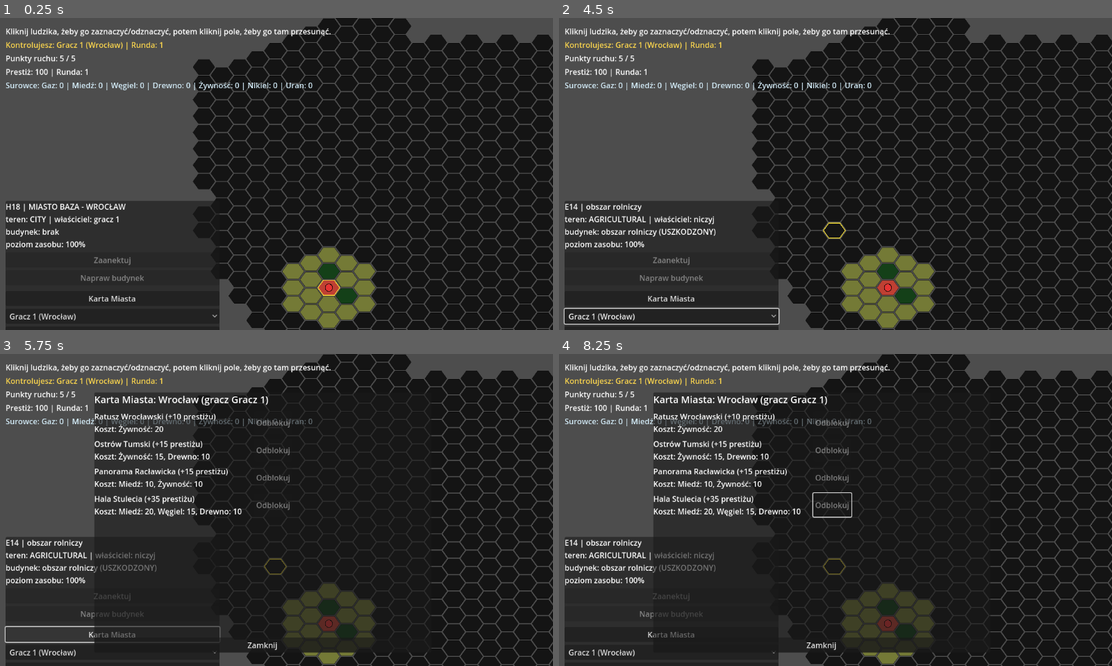
Above: before the commit, frames 1-4 (two rows, left to right).
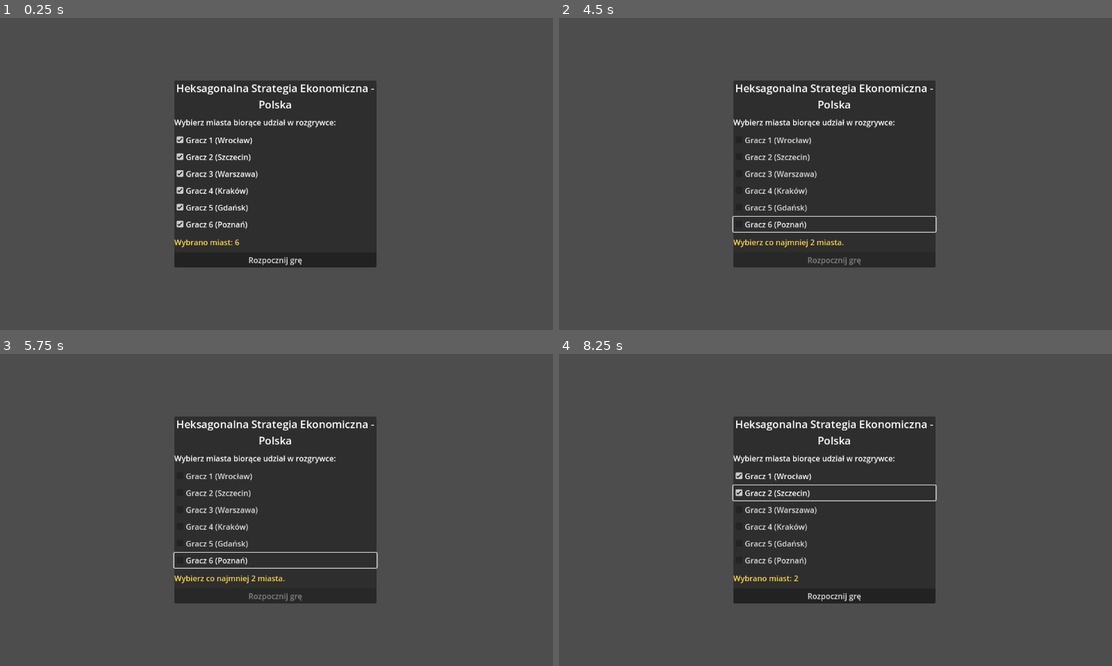
Above: after the commit, the same moments.

Repository: 7ymke/Hex-game
Game: Godot game, scene res://scenes/start_screen.tscn
Two runs of this game, one before a commit and one after it. Both use one fixed random seed, a clock stepped at 60 frames per second and the inputs below. Before the commit the project starts from res://scenes/main.tscn.
Inputs (mouse positions are in pixels of both pictures, inside the frame that each line leads up to):
- Up to frame 1 (0.25 s): no input
- Up to frame 2 (4.5 s): click "Gracz 1 (Wrocław)" at 0.5 s; click (835, 158) at 1.25 s, where only the run after the commit has a clickable "Gracz 2 (Szczecin)"; click (835, 174) at 2 s, where only the run after the commit has a clickable "Gracz 3 (Warszawa)"; click (835, 189) at 2.75 s, where only the run after the commit has a clickable "Gracz 4 (Kraków)"; click (835, 208) at 3.5 s, where only the run after the commit has a clickable "Gracz 5 (Gdańsk)"; click (835, 223) at 4.25 s, where only the run after the commit has a clickable "Gracz 6 (Poznań)"
- Up to frame 3 (5.75 s): click (110, 634) at 5 s, where only the run before the commit has a clickable "Karta Miasta"
- Up to frame 4 (8.25 s): click (824, 644) at 5.75 s, where only the run before the commit has a clickable "Zamknij"; click (669, 634) at 6.5 s, where only the run before the commit has a clickable "Karta Miasta"; click "Gracz 1 (Wrocław)" at 7.25 s; click (835, 494) at 8 s, where only the run after the commit has a clickable "Gracz 2 (Szczecin)"

The runs differ from the first frame. In frame 1, 68% of the frame differs, in the area x 1-100%, y 0-100%; in frame 2, 68%; in frame 3, 61%; in frame 4, 62%.

Commit message:
Bramkuj panel po kliknięciu mgłą wojny, dodaj obwódkę koloru drużyny i ekran startowy wyboru miast
- game_map_controller.gd (_refresh_action_panel): tekst opisu pola stosuje
  teraz tę samą trójpoziomową logikę mgły co hover (_on_hex_hovered) -
  dopóki pole nie jest choć "seen", widać wyłącznie jego ID, bez terenu,
  właściciela, budynku czy zasobu. Wcześniej klikanie ujawniało wszystko
  natychmiast, z pominięciem mgły wojny.
- player_data.gd: nowe pole `color` (kolor drużyny, ten sam co pionek
  Ludzika), ustawiane w _setup_players() z PLAYER_SETUP.
- hex_map_view.gd (_draw_hex): dodatkowa, grubsza obwódka w kolorze
  właściciela wokół każdego zaanektowanego pola, widoczna od progu "seen"
  (ten sam próg co widoczność ludzika przeciwnika), pod istniejącą
  obwódką zaznaczenia.
- Nowy ekran startowy (scenes/start_screen.tscn/.gd): checkbox per miasto
  (min. 2 wymagane), wybór trafia do nowego autoloadu GameSetup
  (selected_player_ids) i jest odczytywany przez _setup_players() przy
  starcie main.tscn. Pusta lista = wszyscy gracze (bez zmian dla
  main_test.tscn / uruchomienia main.tscn wprost w edytorze).
- Lista miast wydzielona do scripts/player_setup.gd (PlayerSetup.LIST),
  współdzielona przez start_screen.gd i game_map_controller.gd (alias
  PLAYER_SETUP), żeby uniknąć duplikacji danych.
- project.godot: main_scene -> start_screen.tscn, dodany autoload GameSetup.
- README.md zaktualizowany o wszystkie trzy zmiany.

Co-Authored-By: Claude Sonnet 5 <noreply@anthropic.com>
Claude-Session: https://claude.ai/code/session_01SiqRxa1bs6Fm63c4EhJD3q

Diff:
--- /dev/null
+++ b/godot_project/autoloads/game_setup.gd
@@ -0,0 +1,13 @@
+extends Node
+## Autoload: GameSetup
+## Przekazuje wybór miast/graczy dokonany na ekranie startowym
+## (scenes/start_screen.gd) do scenes/game_map_controller.gd, który go
+## odczytuje w _setup_players(). Jedyny stan, jaki tu trzymamy - żyje między
+## zmianą sceny (start_screen.tscn -> main.tscn), więc autoload, nie zwykły
+## węzeł sceny.
+
+## ID graczy (z scripts/player_setup.gd -> PlayerSetup.LIST) wybranych do
+## udziału w rozgrywce. Pusta lista = wszyscy (np. przy uruchomieniu
+## main.tscn wprost w edytorze, z pominięciem ekranu startowego - tak samo
+## działało to przed dodaniem ekranu startowego).
+var selected_player_ids: Array[int] = []
--- a/godot_project/project.godot
+++ b/godot_project/project.godot
@@ -13,13 +13,14 @@
 config/name="Heksagonalna Strategia Ekonomiczna - Polska"
 config/features=PackedStringArray("4.2", "GL Compatibility")
 config/icon="res://icon.svg"
-run/main_scene="res://scenes/main.tscn"
+run/main_scene="res://scenes/start_screen.tscn"
 
 [autoload]
 
 MapData="*res://autoloads/map_data.gd"
 GameManager="*res://autoloads/game_manager.gd"
 TurnManager="*res://autoloads/turn_manager.gd"
+GameSetup="*res://autoloads/game_setup.gd"
 
 [rendering]
 
--- a/godot_project/resources/player_data.gd
+++ b/godot_project/resources/player_data.gd
@@ -8,6 +8,11 @@
 @export var starting_city: String = ""
 
 @export var prestige: int = 100
+
+## Kolor drużyny - ten sam co pionek Ludzika (patrz PLAYER_SETUP w
+## game_map_controller.gd), używany też do obrysowania posiadanych heksów na
+## mapie (hex_map_view.gd), żeby terytorium było widoczne bez klikania.
+@export var color: Color = Color.WHITE
 
 ## HexData.ResourceType(int) -> ilość(float). Osobne kategorie surowców (sekcja 6 GDD)
 ## - np. gaz i węgiel NIE są tą samą walutą, mimo podobnego zastosowania.
--- a/godot_project/scenes/game_map_controller.gd
+++ b/godot_project/scenes/game_map_controller.gd
@@ -7,11 +7,15 @@
 ## 6 graczy jednocześnie na jednej mapie, każdy w innym mieście startowym").
 ## Pełna mapa Polski (data/map_data.json) ma wszystkie 6 miast startowych
 ## jako realne heksy typu "city": Wrocław (H18), Szczecin (A7), Warszawa
-## (R12), Kraków (O22), Gdańsk (L3), Poznań (G12) - PLAYER_SETUP niżej
-## rejestruje wszystkich naraz. Dodanie kolejnego gracza w przyszłości (np.
-## po rozszerzeniu mapy o nowe miasto) to tylko nowy wpis tutaj + budynki w
-## city_buildings_data.gd - reszta (ruch, mgła, tury, PvP) jest już
-## napisana generycznie dla dowolnej liczby graczy.
+## (R12), Kraków (O22), Gdańsk (L3), Poznań (G12) - PLAYER_SETUP niżej (alias
+## na scripts/player_setup.gd -> PlayerSetup.LIST, współdzielone z ekranem
+## startowym) je opisuje. `_setup_players()` rejestruje tylko te wybrane na
+## ekranie startowym (scenes/start_screen.gd, GameSetup.selected_player_ids)
+## - pusta lista (np. przy uruchomieniu main.tscn wprost, z pominięciem
+## ekranu startowego) oznacza "wszystkich". Dodanie kolejnego gracza w
+## przyszłości (np. po rozszerzeniu mapy o nowe miasto) to tylko nowy wpis w
+## PlayerSetup.LIST + budynki w city_buildings_data.gd - reszta (ruch, mgła,
+## tury, PvP) jest już napisana generycznie dla dowolnej liczby graczy.
 ##
 ## Model danych `player_ludziks: player_id -> Array[Ludzik]` (zamiast
 ## pojedynczego węzła na gracza) jest tak zaprojektowany, żeby przyszły
@@ -34,20 +38,12 @@
 const VISION_RADIUS = GameBalance.VISION_RADIUS
 
 ## Gracze startowi hotseat - id, nazwa, miasto, heks bazowy, kolor pionka.
-## Wszystkie 6 miast z sekcji 7 GDD - usuń wpisy stąd, żeby zagrać w mniejszym
-## składzie (reszta kodu nie zakłada konkretnej liczby graczy). Opcjonalny
-## klucz "sprite" (ścieżka res://...) podmienia domyślne kółko na obrazek -
-## patrz Ludzik.sprite_texture w ludzik.gd. Bez tego klucza (jak niżej,
-## dopóki nie dodasz własnych plików graficznych) rysowane jest kółko w
-## kolorze `color`.
-const PLAYER_SETUP = [
-	{"id": 1, "name": "Gracz 1", "city": "Wrocław", "start_hex": "H18", "color": Color(0.9, 0.2, 0.2)},
-	{"id": 2, "name": "Gracz 2", "city": "Szczecin", "start_hex": "A7", "color": Color(0.2, 0.4, 0.9)},
-	{"id": 3, "name": "Gracz 3", "city": "Warszawa", "start_hex": "R12", "color": Color(0.2, 0.75, 0.3)},
-	{"id": 4, "name": "Gracz 4", "city": "Kraków", "start_hex": "O22", "color": Color(0.95, 0.6, 0.1)},
-	{"id": 5, "name": "Gracz 5", "city": "Gdańsk", "start_hex": "L3", "color": Color(0.6, 0.25, 0.85)},
-	{"id": 6, "name": "Gracz 6", "city": "Poznań", "start_hex": "G12", "color": Color(0.1, 0.75, 0.75)},
-]
+## Pełna lista (wszystkie 6 miast z sekcji 7 GDD) żyje w
+## scripts/player_setup.gd, żeby scenes/start_screen.gd mógł z niej budować
+## checkboxy bez duplikowania danych. Który skład faktycznie gra decyduje
+## ekran startowy (patrz komentarz wyżej), NIE trzeba już ręcznie usuwać
+## wpisów stąd, żeby zagrać w mniejszym składzie.
+const PLAYER_SETUP = PlayerSetup.LIST
 
 @onready var hex_map_view: HexMapView = $HexMapView
 @onready var city_card_panel: CityCardPanel = $CityCardPanel
@@ -106,23 +102,33 @@
 	_on_harvest_slider_changed(harvest_slider.value)
 
 
-## Tworzy graczy, ich ludziki i aneksuje im heks startowy.
+## Tworzy graczy, ich ludziki i aneksuje im heks startowy. Uwzględnia tylko
+## miasta wybrane na ekranie startowym (GameSetup.selected_player_ids,
+## ustawione przez scenes/start_screen.gd) - pusta lista (np. przy
+## uruchomieniu main.tscn bezpośrednio, z pominięciem ekranu startowego)
+## oznacza "wszystkie", tak jak dotychczas.
 func _setup_players() -> void:
 	var existing_ludzik: Ludzik = $Ludzik
+	var existing_ludzik_used = false
+	var allowed_ids: Array = GameSetup.selected_player_ids
 
 	for i in range(PLAYER_SETUP.size()):
 		var setup: Dictionary = PLAYER_SETUP[i]
+		if not allowed_ids.is_empty() and not allowed_ids.has(setup["id"]):
+			continue
 
 		var player = PlayerData.new()
 		player.player_id = setup["id"]
 		player.player_name = setup["name"]
 		player.starting_city = setup["city"]
+		player.color = setup["color"]
 		GameManager.register_player(player)
 		players.append(player)
 
 		var ludzik: Ludzik
-		if i == 0:
+		if not existing_ludzik_used:
 			ludzik = existing_ludzik  # scena już ma jeden węzeł Ludzik gotowy
+			existing_ludzik_used = true
 		else:
 			ludzik = Ludzik.new()
 			add_child(ludzik)
@@ -503,7 +509,13 @@
 
 
 ## Aktualizuje panel akcji wg aktualnie ZAZNACZONEGO heksu (niekoniecznie
-## tego, na którym stoi ludzik - patrz `selected_hex_id`).
+## tego, na którym stoi ludzik - patrz `selected_hex_id`). Tekst opisowy jest
+## bramkowany mgłą wojny (te same 3 poziomy co `_on_hex_hovered()` niżej) -
+## dopóki pole nie jest choć "seen", widać wyłącznie jego ID i typ terenu, bez
+## etykiety/właściciela/budynku/poziomu zasobu. Przyciski akcji NIE są tu
+## bramkowane - działają na prawdziwym stanie pola (żeby np. przejęcie
+## terenu przeciwnika było w ogóle możliwe), tylko opis tekstowy chroni
+## informację o tym, co się na nim znajduje.
 func _refresh_action_panel() -> void:
 	var hex = MapData.get_hex(selected_hex_id)
 	if hex == null:
@@ -516,18 +528,26 @@
 		harvest_button.visible = false
 		return
 
-	var owner_text = "gracz %d" % hex.owner_id if hex.owner_id != -1 else "niczyj"
-	var building_text = "brak"
-	if hex.building != null:
-		building_text = "%s (%s)" % [
-			hex.building.building_name,
-			"USZKODZONY" if hex.building_damaged else "sprawny"
-		]
-
-	hex_info_label.text = "%s | %s\nteren: %s | właściciel: %s\nbudynek: %s\npoziom zasobu: %.0f%%" % [
-		hex.hex_id, hex.label_raw, HexData.TerrainType.keys()[hex.terrain_type],
-		owner_text, building_text, hex.resource_level
-	]
+	var fog = hex.get_fog_state(active_player.player_id)
+	match fog:
+		"unexplored":
+			hex_info_label.text = "%s: nieodkryte pole." % hex.hex_id
+		"seen":
+			hex_info_label.text = "%s: teren %s (koszt ruchu %d) - nieznane zasoby/budynki." % [
+				hex.hex_id, HexData.TerrainType.keys()[hex.terrain_type], hex.get_movement_cost()
+			]
+		"annexed":
+			var owner_text = "gracz %d" % hex.owner_id if hex.owner_id != -1 else "niczyj"
+			var building_text = "brak"
+			if hex.building != null:
+				building_text = "%s (%s)" % [
+					hex.building.building_name,
+					"USZKODZONY" if hex.building_damaged else "sprawny"
+				]
+			hex_info_label.text = "%s | %s\nteren: %s | właściciel: %s\nbudynek: %s\npoziom zasobu: %.0f%%" % [
+				hex.hex_id, hex.label_raw, HexData.TerrainType.keys()[hex.terrain_type],
+				owner_text, building_text, hex.resource_level
+			]
 
 	var is_owned_by_me = hex.owner_id == active_player.player_id
 	var is_owned_by_enemy = hex.owner_id != -1 and not is_owned_by_me
--- a/godot_project/scenes/hex_map_view.gd
+++ b/godot_project/scenes/hex_map_view.gd
@@ -1,10 +1,12 @@
 class_name HexMapView
 extends Node2D
 ## Faza 2 (wizualizacja) + Faza 3 (mgła wojny) planu implementacji.
-## Rysuje siatkę heksów kolorowaną wg typu terenu, z dwupoziomową mgłą wojny
+## Rysuje siatkę heksów kolorowaną wg typu terenu, z trójpoziomową mgłą wojny
 ## (sekcja 2.2 GDD): "unexplored" = całkiem zakryty, "seen" = widoczny typ
 ## terenu ale przyciemniony (bez szczegółów), "annexed" = w pełni odkryty
-## (etykieta z ID, później budynek/zasób).
+## (etykieta z ID, budynek/zasób). Heksy z właścicielem dostają dodatkowo
+## grubszą obwódkę w kolorze drużyny (widoczną od progu "seen" - ten sam co
+## widoczność ludzika przeciwnika w game_map_controller.gd).
 
 signal hex_clicked(hex_id: String)
 signal hex_hovered(hex_id: String)  # pusty string = kursor poza siatką
@@ -30,6 +32,7 @@
 const FOG_SEEN_OVERLAY = Color(0, 0, 0, 0.4)
 const OUTLINE_COLOR = Color(0, 0, 0, 0.5)
 const SELECTED_OUTLINE_COLOR = Color(1, 0.9, 0.2, 0.9)
+const OWNER_OUTLINE_WIDTH = 4.0
 
 
 func _draw() -> void:
@@ -53,6 +56,17 @@
 
 	var outline = corners.duplicate()
 	outline.append(corners[0])
+
+	# Kolor drużyny wokół pól, które przejęła - ten sam próg mgły co
+	# widoczność ludzika przeciwnika (fog != "unexplored", sekcja 2.2 GDD):
+	# wystarczy, że pole kiedyś znalazło się w zasięgu widzenia, nie trzeba
+	# go samemu zaanektować. Rysowany grubszą linią POD zwykłą/zaznaczoną
+	# obwódką, żeby obie były widoczne naraz.
+	if fog != "unexplored" and hex.owner_id != -1:
+		var owner = GameManager.get_player(hex.owner_id)
+		if owner != null:
+			draw_polyline(outline, owner.color, OWNER_OUTLINE_WIDTH)
+
 	var is_selected = hex.hex_id == selected_hex_id
 	draw_polyline(outline, SELECTED_OUTLINE_COLOR if is_selected else OUTLINE_COLOR, 3.0 if is_selected else 1.5)
 
--- /dev/null
+++ b/godot_project/scenes/start_screen.gd
@@ -0,0 +1,57 @@
+extends Control
+## Ekran startowy - wybór, ile i które miasta (gracze) wezmą udział w
+## rozgrywce, przed przejściem do scenes/main.tscn. Lista miast pochodzi ze
+## wspólnego scripts/player_setup.gd (PlayerSetup.LIST), tego samego źródła,
+## z którego korzysta game_map_controller.gd, więc oba miejsca zawsze się
+## zgadzają.
+##
+## Wybór jest przekazywany dalej przez autoload GameSetup
+## (selected_player_ids), bo zwykłe węzły sceny nie przeżywają
+## change_scene_to_file().
+
+@onready var city_list: VBoxContainer = $CenterContainer/Panel/VBox/CityList
+@onready var start_button: Button = $CenterContainer/Panel/VBox/StartButton
+@onready var hint_label: Label = $CenterContainer/Panel/VBox/HintLabel
+
+var checkboxes: Dictionary = {}  # player_id(int) -> CheckBox
+
+
+func _ready() -> void:
+	for setup in PlayerSetup.LIST:
+		var checkbox = CheckBox.new()
+		checkbox.text = "%s (%s)" % [setup["name"], setup["city"]]
+		checkbox.button_pressed = true
+		checkbox.toggled.connect(_on_city_toggled)
+		city_list.add_child(checkbox)
+		checkboxes[setup["id"]] = checkbox
+
+	start_button.pressed.connect(_on_start_pressed)
+	_update_start_button_state()
+
+
+func _on_city_toggled(_pressed: bool) -> void:
+	_update_start_button_state()
+
+
+func _selected_ids() -> Array[int]:
+	var ids: Array[int] = []
+	for player_id in checkboxes:
+		if checkboxes[player_id].button_pressed:
+			ids.append(player_id)
+	return ids
+
+
+## Wymaga co najmniej 2 miast - rozgrywka jednoosobowa nie ma sensu (nie ma
+## z kim rywalizować o terytorium/prestiż).
+func _update_start_button_state() -> void:
+	var count = _selected_ids().size()
+	start_button.disabled = count < 2
+	hint_label.text = (
+		"Wybierz co najmniej 2 miasta." if count < 2
+		else "Wybrano miast: %d" % count
+	)
+
+
+func _on_start_pressed() -> void:
+	GameSetup.selected_player_ids = _selected_ids()
+	get_tree().change_scene_to_file("res://scenes/main.tscn")
--- /dev/null
+++ b/godot_project/scenes/start_screen.tscn
@@ -0,0 +1,53 @@
+[gd_scene load_steps=2 format=3 uid="uid://cstartscreen001"]
+
+[ext_resource type="Script" path="res://scenes/start_screen.gd" id="1"]
+
+[node name="StartScreen" type="Control"]
+layout_mode = 3
+anchors_preset = 15
+anchor_right = 1.0
+anchor_bottom = 1.0
+grow_horizontal = 2
+grow_vertical = 2
+script = ExtResource("1")
+
+[node name="CenterContainer" type="CenterContainer" parent="."]
+layout_mode = 1
+anchors_preset = 15
+anchor_right = 1.0
+anchor_bottom = 1.0
+grow_horizontal = 2
+grow_vertical = 2
+
+[node name="Panel" type="PanelContainer" parent="CenterContainer"]
+layout_mode = 2
+custom_minimum_size = Vector2(420, 0)
+
+[node name="VBox" type="VBoxContainer" parent="CenterContainer/Panel"]
+layout_mode = 2
+theme_override_constants/separation = 10
+
+[node name="TitleLabel" type="Label" parent="CenterContainer/Panel/VBox"]
+layout_mode = 2
+theme_override_font_sizes/font_size = 22
+text = "Heksagonalna Strategia Ekonomiczna - Polska"
+horizontal_alignment = 1
+autowrap_mode = 2
+
+[node name="SubtitleLabel" type="Label" parent="CenterContainer/Panel/VBox"]
+layout_mode = 2
+text = "Wybierz miasta biorące udział w rozgrywce:"
+autowrap_mode = 2
+
+[node name="CityList" type="VBoxContainer" parent="CenterContainer/Panel/VBox"]
+layout_mode = 2
+theme_override_constants/separation = 4
+
+[node name="HintLabel" type="Label" parent="CenterContainer/Panel/VBox"]
+layout_mode = 2
+theme_override_colors/font_color = Color(1, 0.85, 0.3, 1)
+text = "Wybierz co najmniej 2 miasta."
+
+[node name="StartButton" type="Button" parent="CenterContainer/Panel/VBox"]
+layout_mode = 2
+text = "Rozpocznij grę"
--- /dev/null
+++ b/godot_project/scripts/player_setup.gd
@@ -0,0 +1,20 @@
+class_name PlayerSetup
+extends RefCounted
+## Lista graczy startowych hotseat - id, nazwa, miasto, heks bazowy, kolor
+## pionka. Wspólne źródło prawdy dla scenes/start_screen.gd (wybór miast
+## przed rozpoczęciem gry) i scenes/game_map_controller.gd (rejestracja
+## graczy) - żeby oba miejsca zawsze zgadzały się co do tego, jakie miasta,
+## kolejność ID i kolory istnieją.
+##
+## Wszystkie 6 miast z sekcji 7 GDD. Opcjonalny klucz "sprite" (ścieżka
+## res://...) podmienia domyślne kółko na obrazek pionka - patrz
+## Ludzik.sprite_texture w ludzik.gd. Bez tego klucza rysowane jest kółko w
+## kolorze "color".
+const LIST = [
+	{"id": 1, "name": "Gracz 1", "city": "Wrocław", "start_hex": "H18", "color": Color(0.9, 0.2, 0.2)},
+	{"id": 2, "name": "Gracz 2", "city": "Szczecin", "start_hex": "A7", "color": Color(0.2, 0.4, 0.9)},
+	{"id": 3, "name": "Gracz 3", "city": "Warszawa", "start_hex": "R12", "color": Color(0.2, 0.75, 0.3)},
+	{"id": 4, "name": "Gracz 4", "city": "Kraków", "start_hex": "O22", "color": Color(0.95, 0.6, 0.1)},
+	{"id": 5, "name": "Gracz 5", "city": "Gdańsk", "start_hex": "L3", "color": Color(0.6, 0.25, 0.85)},
+	{"id": 6, "name": "Gracz 6", "city": "Poznań", "start_hex": "G12", "color": Color(0.1, 0.75, 0.75)},
+]
Not shown, changed: godot_project/README.md
